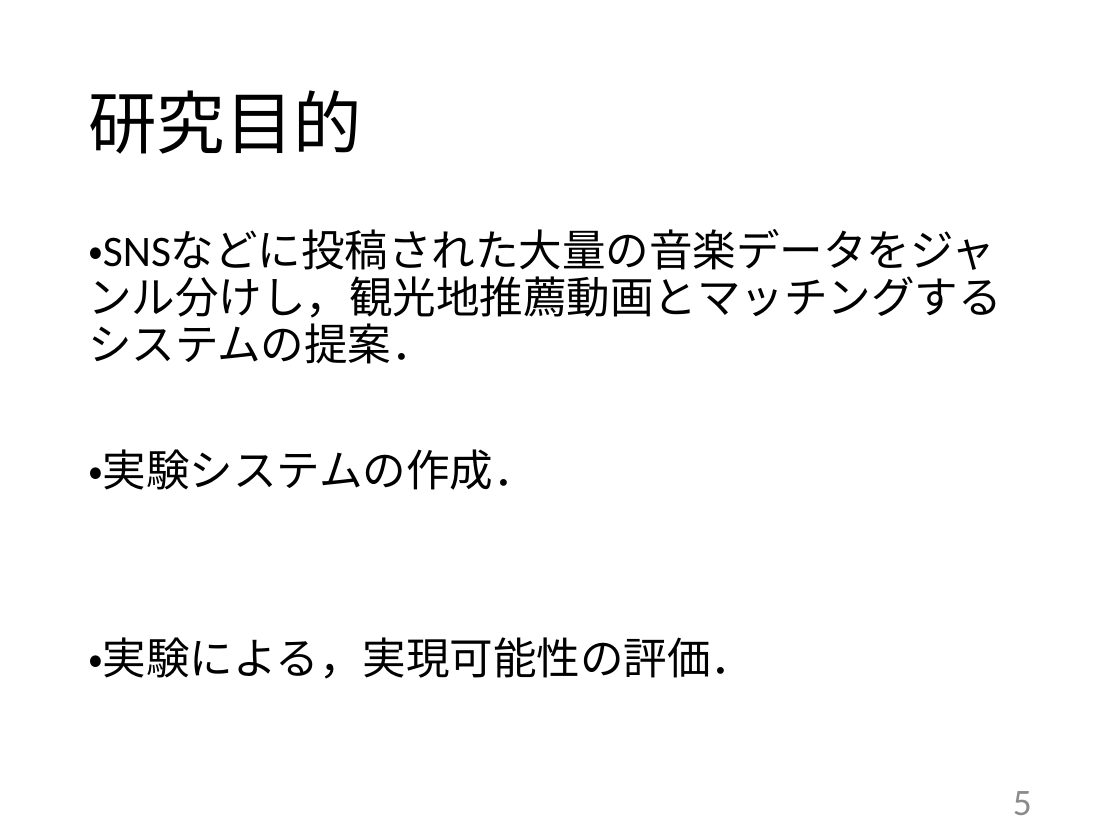
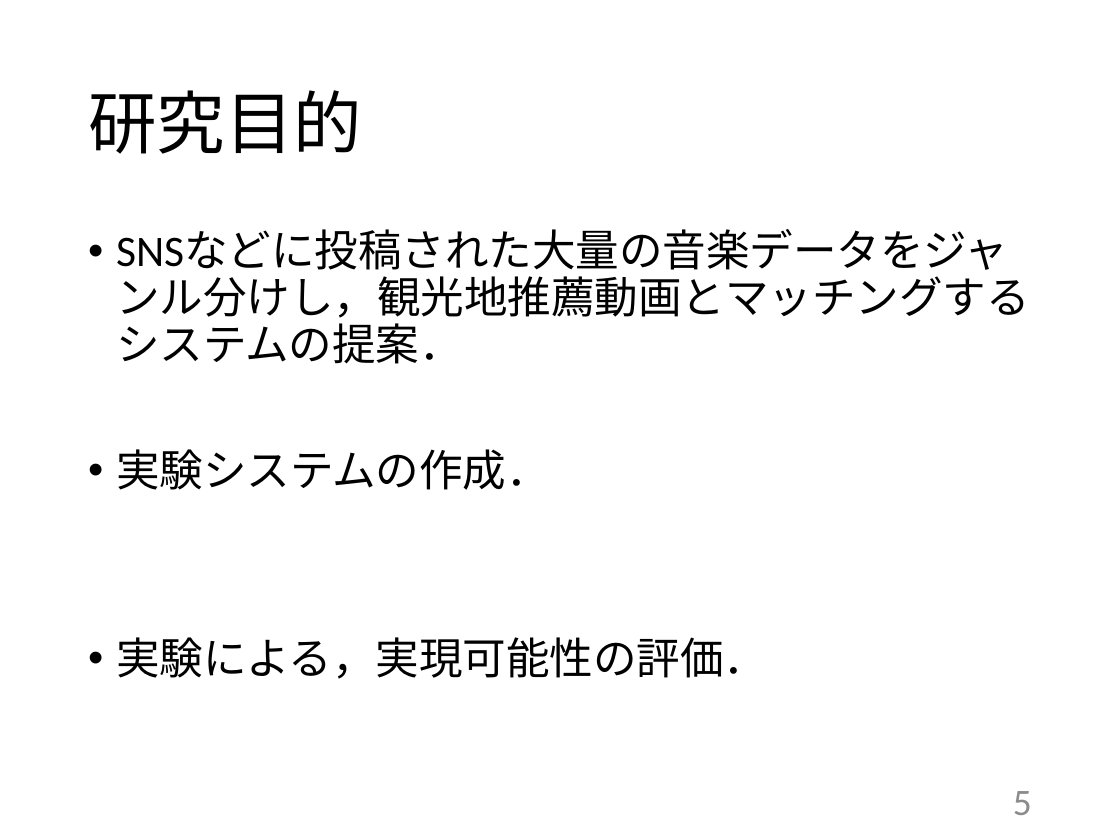
Before and after one commit to kait-takanolab/1821144-yoshii-thesis, a slide deck: slide 5 of 学部_中間発表_1821144.pptx. Drawn at 1120x840 pixels with LibreOffice and Linux fonts; fonts in the diff are those of the drawing. Boxes give left, top, right and bottom in pixels: in the first picture for what was removed or moved away, otherwise in the second. Text is boxed around its words. In the diff, an @@ line names an element or a change of style, - is before the commit and + after.

```diff
--- a/学部_中間発表_1821144.pptx
+++ b/学部_中間発表_1821144.pptx
@@ text at bbox=[116, 269, 1029, 679]: text changed @@
-・SNSなどに投稿された大量の音楽データをジャンル分けし，観光地推薦動画とマッチングするシステムの提案．
-・実験システムの作成．
-・実験による，実現可能性の評価．
+• SNSなどに投稿された大量の音楽データをジャンル分けし，観光地推薦動画とマッチングするシステムの提案．
+• 実験システムの作成．
+• 実験による，実現可能性の評価．
```
Also in this commit, not shown: 4 other slides changed.
